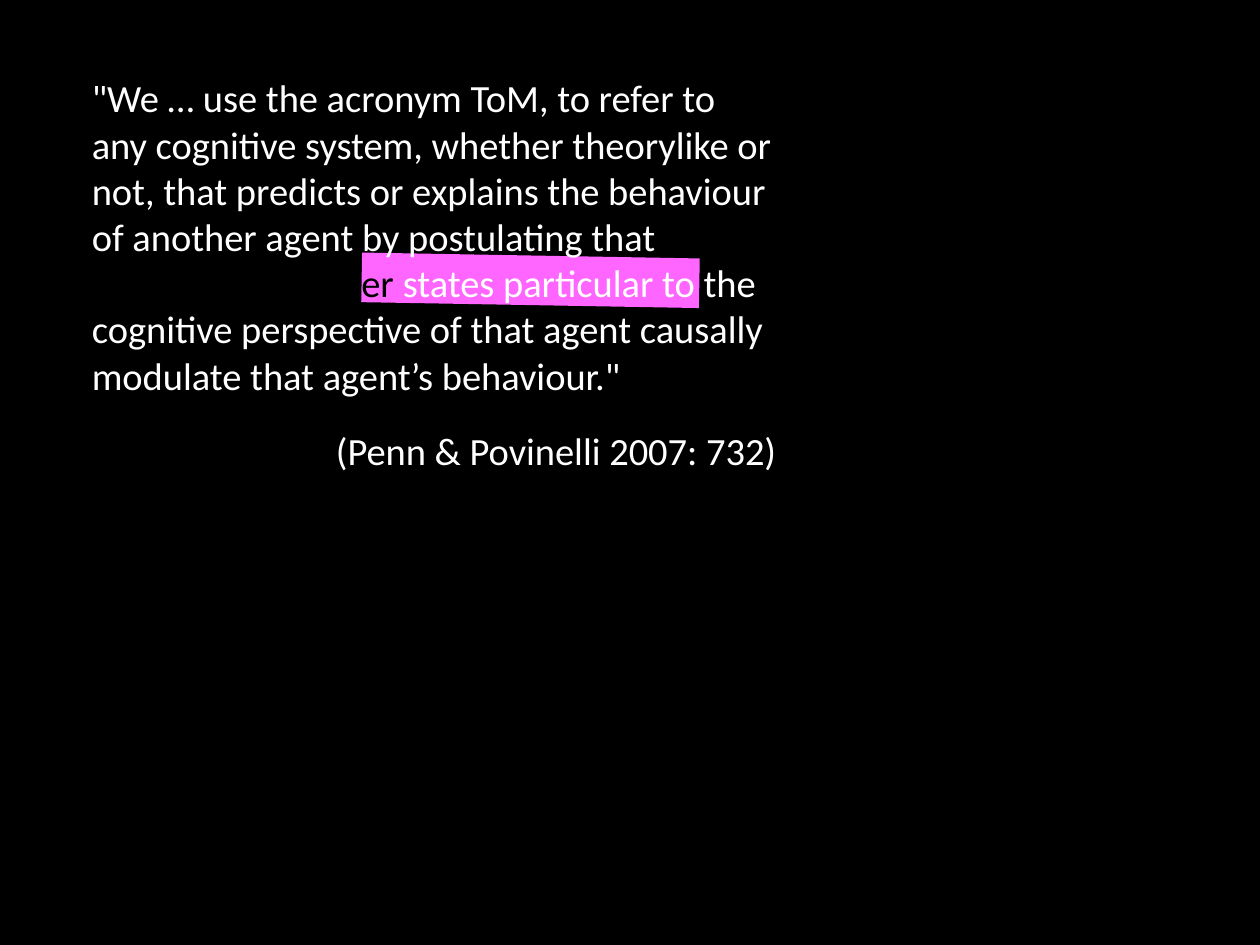
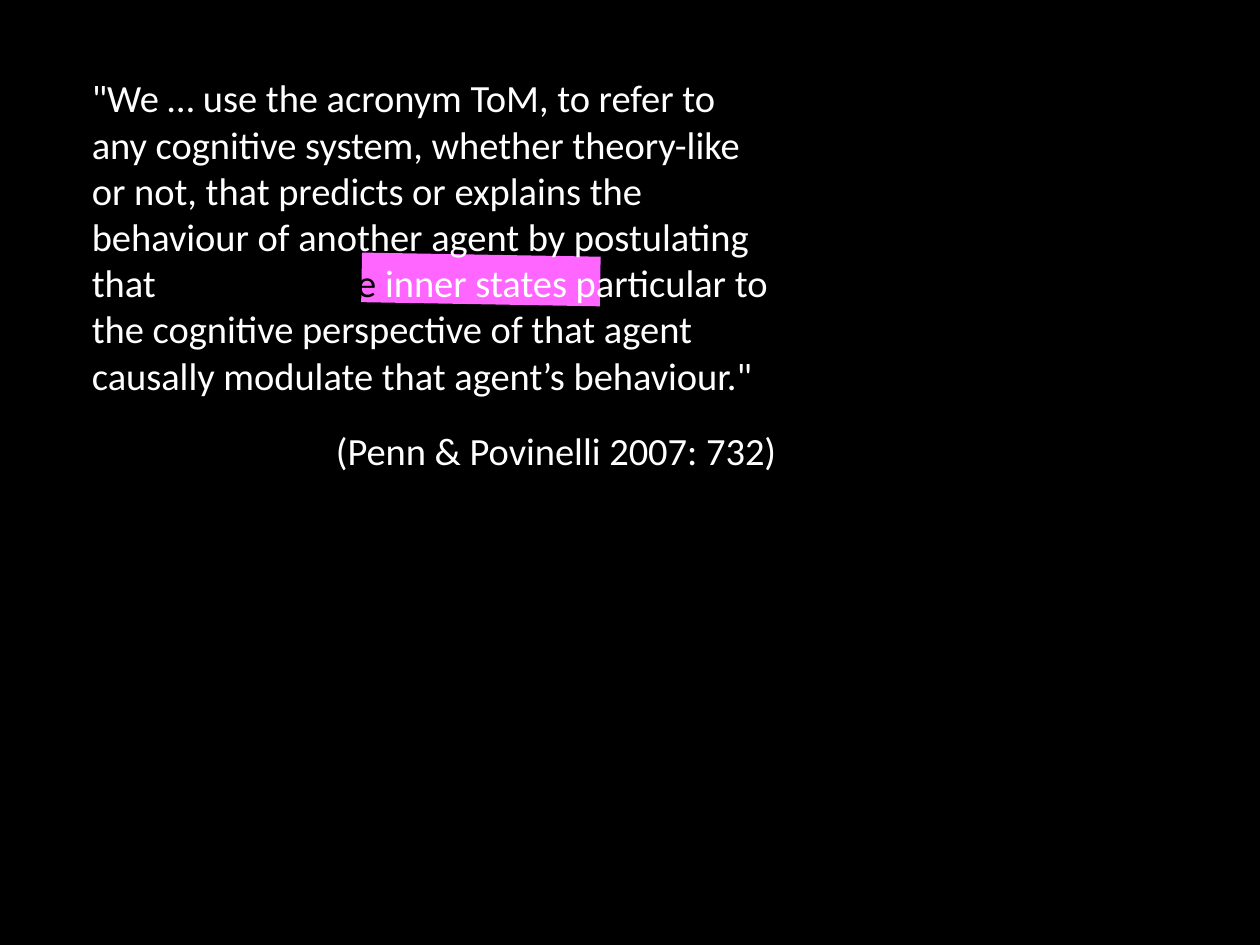
Before and after one commit to butterfill/minimal-theory-of-mind-cuny, a slide deck: slide 24 of minimal theory of mind cuny 03.pptx (slide 27 before the commit). Drawn at 1260x945 pixels with LibreOffice and Linux fonts; fonts in the diff are those of the drawing. Boxes give left, top, right and bottom in pixels: in the first picture for what was removed or moved away, otherwise in the second. Text is boxed around its words. In the diff, an @@ line names an element or a change of style, - is before the commit and + after.

```diff
--- a/minimal theory of mind cuny 03.pptx
+++ b/minimal theory of mind cuny 03.pptx
@@ text at (x1=92, y1=85, x2=768, y2=397): text changed @@
-"We … use the acronym ToM, to refer to any cognitive system, whether theorylike or not, that predicts or explains the behaviour of another agent by postulating that unobservable inner states particular to the cognitive perspective of that agent causally modulate that agent’s behaviour."
+"We … use the acronym ToM, to refer to any cognitive system, whether theory-like or not, that predicts or explains the behaviour of another agent by postulating that unobservable inner states particular to the cognitive perspective of that agent causally modulate that agent’s behaviour."
@@ rectangle resized from (x1=361, y1=253, x2=700, y2=308) to (x1=361, y1=252, x2=600, y2=306) @@
```
Also in this commit, not shown: 1 other slide changed, 11 slides added, 17 slides removed, 5 other files.
